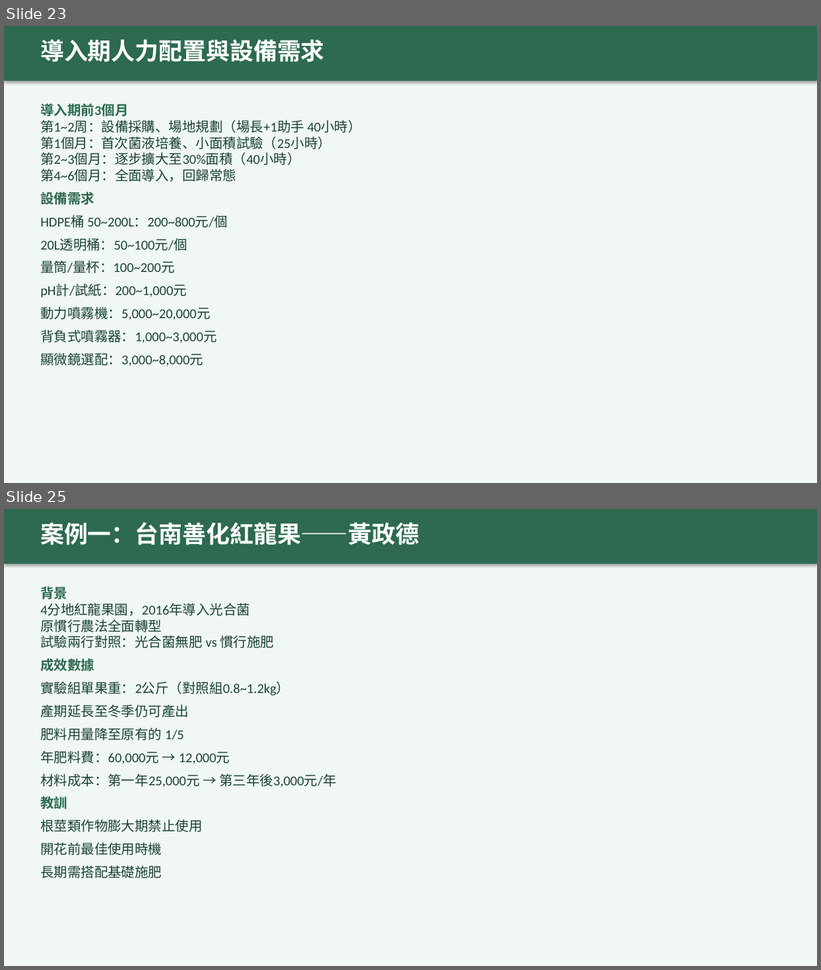
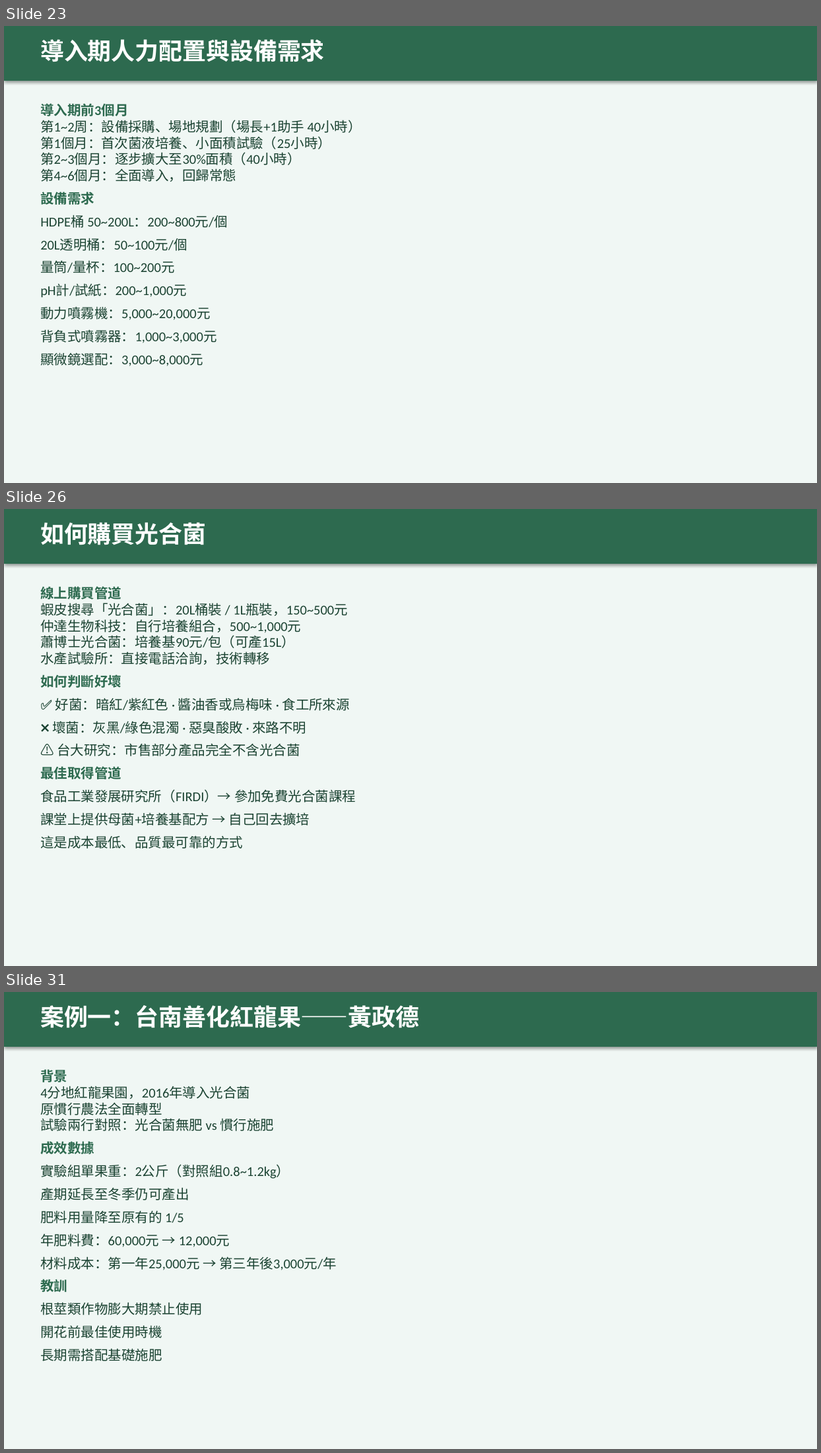
Before and after one commit to waiaoinfo-create/em-photosynthetic-farm, a slide deck: EM菌與光合菌農場實務手冊.pptx. Shown one above the other, each under a label of ours: slides 23 and 25 before the commit, slides 23, 26 and 31 after it; the slides between them are not shown. The pictures are 821x970 and 821x1453 pixels, drawn with LibreOffice and Linux fonts; fonts in the diff are those of the drawing. Boxes give left, top, right and bottom in pixels: in the first picture for what was removed or moved away, otherwise in the second. Text is boxed around its words. In the diff, an @@ line names an element or a change of style, - is before the commit and + after.

Commit message:
feat: add purchasing info & FIRDI course slides, sync index.html and PPTX

```diff
--- a/EM菌與光合菌農場實務手冊.pptx
+++ b/EM菌與光合菌農場實務手冊.pptx
@@ slide 26 added at [4, 509, 817, 966], background #F0F7F4 @@
@@ rectangle added at [4, 509, 817, 564], fill #2D6A4F @@
@@ text added at [40, 522, 206, 545], 28 pt, text #FFFFFF, bold @@
+如何購買光合菌
@@ text added at [40, 586, 356, 849], 16 pt, text #1B4332 @@
+線上購買管道
+蝦皮搜尋「光合菌」：20L桶裝 / 1L瓶裝，150~500元
+仲達生物科技：自行培養組合，500~1,000元
+蕭博士光合菌：培養基90元/包（可產15L）
+水產試驗所：直接電話洽詢，技術轉移
+如何判斷好壞
+✅ 好菌：暗紅/紫紅色 · 醬油香或烏梅味 · 食工所來源
+❌ 壞菌：灰黑/綠色混濁 · 惡臭酸敗 · 來路不明
+⚠ 台大研究：市售部分產品完全不含光合菌
+最佳取得管道
+食品工業發展研究所（FIRDI）→ 參加免費光合菌課程
+課堂上提供母菌+培養基配方 → 自己回去擴培
+這是成本最低、品質最可靠的方式
@@ what was slide 25 is now slide 31 @@
```
Also in this commit, not shown: 4 slides changed, 5 other slides added, 2 other files.
